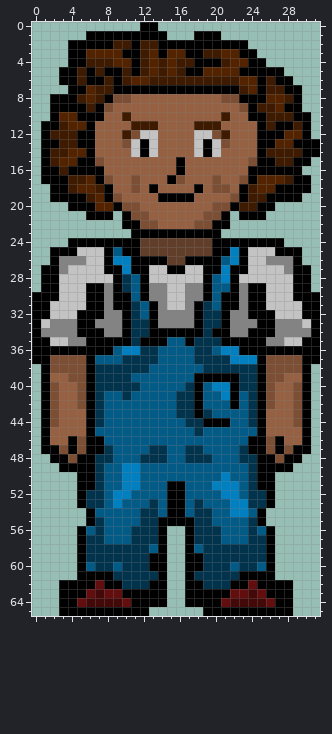
Sprite sheet: world-quest/Art/Characters/NPCs/NPC1.png. The picture above was drawn from the file before the commit.
The file is 32x66 pixels.
Once edited:
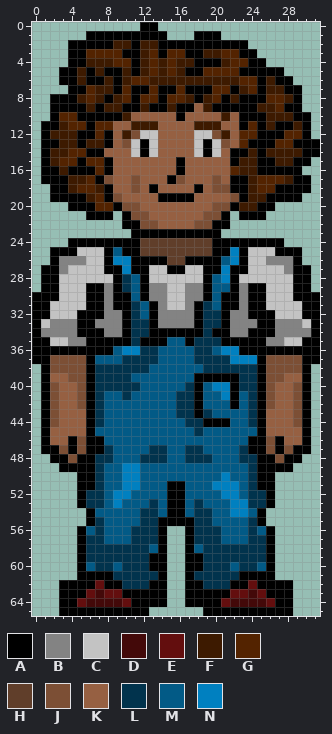
Palette (. is transparent): A #000000  B #838383  C #c3c3c3  D #430909  E #630e0e  F #3d1a00  G #532300  H #603e2a  J #7c4f35  K #966042  L #01334d  M #025a86  N #0080c0
The exact change:
{"y":7,"x":10,"old":"A","new":"G"}
{"y":7,"x":13,"old":"A","new":"G"}
{"y":7,"x":16,"old":"A","new":"G"}
{"y":7,"x":20,"old":"AA","new":"GG"}
{"y":8,"x":9,"old":"JJKKKKKKKKKKJJ","new":"FGAGGAGGFAFGAF"}
{"y":9,"x":8,"old":"JKKKKKKKKK","new":"FFAAFAAFAA"}
{"y":9,"x":19,"old":"KKKKJ","new":"FAAAA"}
{"y":10,"x":8,"old":"KK","new":"AA"}
{"y":10,"x":16,"old":"K","new":"A"}
{"y":10,"x":23,"old":"K","new":"A"}
{"y":11,"x":7,"old":"KK","new":"GG"}
{"y":11,"x":23,"old":"KK","new":"AG"}
{"y":12,"x":7,"old":"KK","new":"GA"}
{"y":12,"x":23,"old":"KK","new":"GG"}
{"y":13,"x":6,"old":"AKK","new":"FFA"}
{"y":13,"x":23,"old":"KK","new":"GA"}
{"y":14,"x":7,"old":"K","new":"A"}
{"y":14,"x":22,"old":"KKK","new":"AAF"}
{"y":15,"x":6,"old":"AJK","new":"GGA"}
{"y":15,"x":22,"old":"KKJ","new":"AFF"}
{"y":16,"x":7,"old":"AK","new":"GA"}
{"y":16,"x":22,"old":"KKA","new":"GFF"}
{"y":17,"x":22,"old":"KJA","new":"AAF"}
{"y":18,"x":22,"old":"K","new":"A"}
{"label":"changed","picture_box":[86,85,257,193]}
